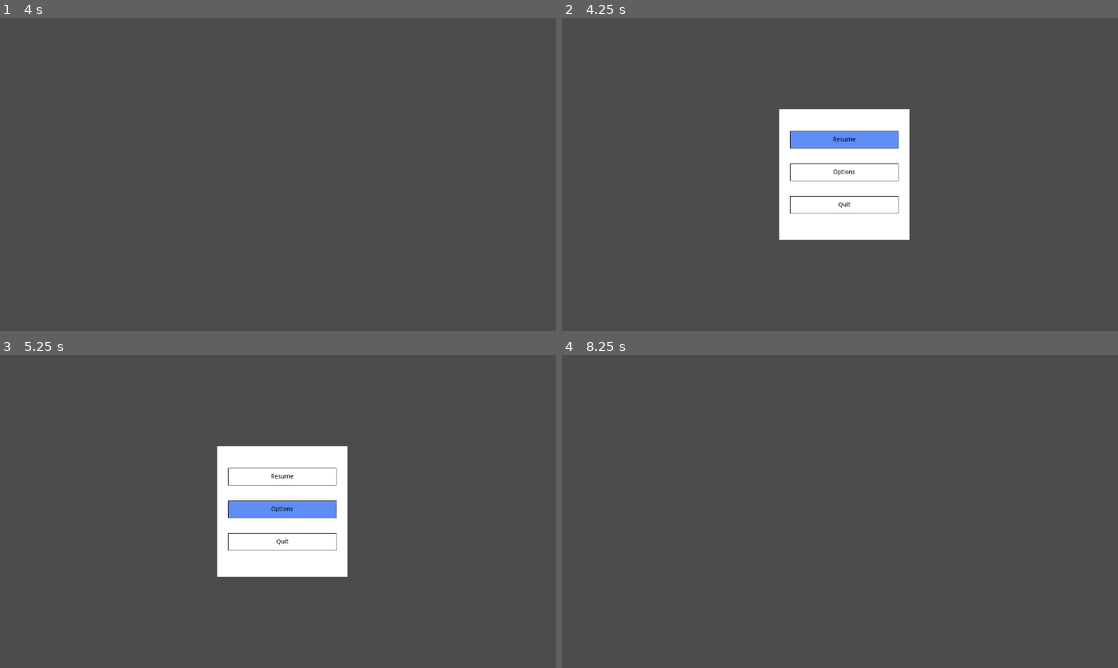
Above: before the commit, frames 1-4 (two rows, left to right).
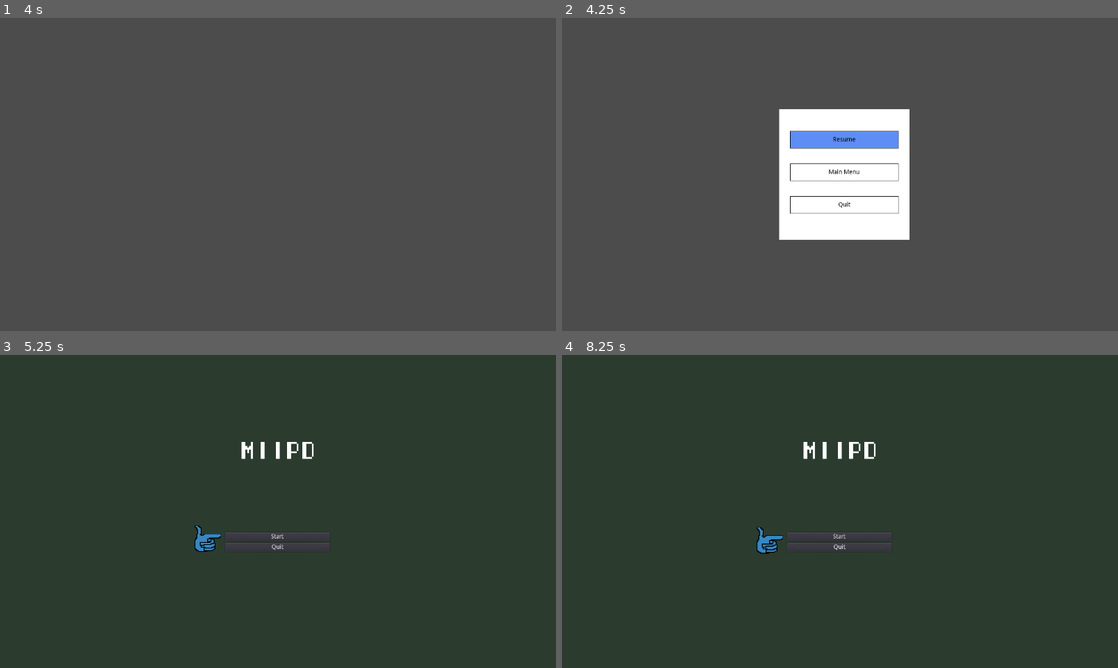
Above: after the commit, the same moments.

Repository: miishin/miipd
Game: Godot game, scene res://assets/scenes/game.tscn
The game is run twice, just before and just after one commit, with the same random seed, the same clock (stepped at 60 frames per second) and the same inputs. This scene is started directly instead of the project's main scene.
Inputs (mouse positions are in pixels of both pictures, inside the frame that each line leads up to):
- Up to frame 1 (4 s): tap Enter at 0.5 s; move the mouse to (400, 158) at 0.52 s; hold Right (ui_right) 0.53-1.25 s; hold Space (ui_select) 0.53-1.25 s; click (400, 158) at 0.67 s; tap Z (ui_accept) at 0.77, 1.25, 2, 2.75, 3.5, 3.77 s; drag from (166, 190) to (250, 237) at 1.27 s; move the mouse to (333, 105) at 2.02 s; hold Right (ui_right) 2.03-2.75 s; hold Space (ui_select) 2.03-2.75 s; drag from (250, 237) to (111, 127) at 2.77 s; move the mouse to (444, 221) at 3.52 s; hold Left (ui_left) from 3.53 s (still down); hold Space (ui_select) from 3.53 s (still down)
- Up to frame 2 (4.25 s): keep holding Left (ui_left); keep holding Space (ui_select); tap Escape (pause) at 4.15 s
- Up to frame 3 (5.25 s): release Left (ui_left) at 4.25 s; release Space (ui_select) at 4.25 s; drag from (111, 464) to (194, 433) at 4.27 s; tap Z (ui_accept) at 5 s; move the mouse to (305, 511) at 5.02 s; hold Down (ui_down) from 5.03 s (still down); hold Space (ui_select) from 5.03 s (still down); click (305, 511) at 5.17 s
- Up to frame 4 (8.25 s): release Down (ui_down) at 5.75 s; release Space (ui_select) at 5.75 s; click (840, 536) at 5.75 s, where only the run after the commit has a clickable "Start"; click (840, 536) at 6.5 s, where only the run after the commit has a clickable "Start"; drag from (756, 433) to (728, 527) at 7.27 s; move the mouse to (962, 495) at 8.02 s; hold Up (ui_up) from 8.03 s (still down); hold Space (ui_select) from 8.03 s (still down)

Frame 1 is identical in both runs. In frame 2, less than 0.1% of the frame differs, in the area x 48-54%, y 48-51%; in frame 3, 100%, in the area x 0-100%, y 0-100%; in frame 4, 99%.
Error in both runs: Invalid type in function 'init' in base 'Node2D (manager.gd)'. Cannot convert argument 1 from Nil to Array. (res://assets/scripts/manager.gd:30)

Commit message:
Unit Stat Window  (#45)
* character stat window in character selection screen. basic layout done, now need to hook up a unit node to it to display info from it

* script to pull in a Unit and display stats accordingly

* should pull in all stats. just need to also take the ability icon and other stats

* changed options option in pause to main menu to go back to main menu'

* working on importing units to display stats properly

* importing sprites

* stat window was moved to the left, probably because of the reassignment to Control node type

* camel case

* idk how I deleted these

Co-authored-by: Isaac Duarte <isaacpduarte98@gmail.com>

Diff:
--- a/assets/scenes/character_select.tscn
+++ b/assets/scenes/character_select.tscn
@@ -1,9 +1,10 @@
-[gd_scene load_steps=21 format=2]
+[gd_scene load_steps=22 format=2]
 
 [ext_resource path="res://assets/scripts/character_select.gd" type="Script" id=1]
 [ext_resource path="res://assets/graphics/backgrounds/character_select.png" type="Texture" id=2]
 [ext_resource path="res://assets/graphics/character_select/char2.png" type="Texture" id=3]
 [ext_resource path="res://assets/graphics/character_select/char6.png" type="Texture" id=4]
+[ext_resource path="res://assets/scenes/character_stats.tscn" type="PackedScene" id=5]
 [ext_resource path="res://assets/graphics/character_select/back.png" type="Texture" id=6]
 [ext_resource path="res://assets/graphics/character_select/char1.png" type="Texture" id=7]
 [ext_resource path="res://assets/graphics/character_select/char5.png" type="Texture" id=9]
@@ -164,5 +165,11 @@
 frames = SubResource( 1 )
 playing = true
 centered = false
+
+[node name="Stats" parent="." instance=ExtResource( 5 )]
+margin_left = 755.0
+margin_top = 70.0
+margin_right = 755.0
+margin_bottom = 70.0
 [connection signal="pressed" from="back" to="." method="_on_back_pressed"]
 [connection signal="pressed" from="forward" to="." method="_on_forward_pressed"]
--- /dev/null
+++ b/assets/scenes/character_stats.tscn
@@ -0,0 +1,130 @@
+[gd_scene load_steps=7 format=2]
+
+[ext_resource path="res://assets/graphics/backgrounds/tileable_menu_bg.png" type="Texture" id=1]
+[ext_resource path="res://assets/graphics/sprites/default1.png" type="Texture" id=2]
+[ext_resource path="res://assets/graphics/sprites/default0.png" type="Texture" id=3]
+[ext_resource path="res://assets/scripts/character_stats.gd" type="Script" id=4]
+[ext_resource path="res://assets/graphics/abilities/bash.png" type="Texture" id=5]
+
+[sub_resource type="AnimatedTexture" id=1]
+frames = 2
+fps = 1.0
+frame_0/texture = ExtResource( 3 )
+frame_1/texture = ExtResource( 2 )
+frame_1/delay_sec = 0.0
+
+[node name="CharStats" type="Control"]
+script = ExtResource( 4 )
+__meta__ = {
+"_edit_use_anchors_": false
+}
+
+[node name="BG" type="NinePatchRect" parent="."]
+margin_right = 444.0
+margin_bottom = 444.0
+texture = ExtResource( 1 )
+__meta__ = {
+"_edit_use_anchors_": false
+}
+
+[node name="CharSprite" type="TextureRect" parent="."]
+margin_left = 15.0
+margin_top = 15.0
+margin_right = 237.0
+margin_bottom = 237.0
+texture = SubResource( 1 )
+expand = true
+__meta__ = {
+"_edit_use_anchors_": false
+}
+
+[node name="AbilityIcons" type="VBoxContainer" parent="."]
+margin_left = 50.0
+margin_top = 239.0
+margin_right = 149.0
+margin_bottom = 390.0
+__meta__ = {
+"_edit_use_anchors_": false
+}
+
+[node name="Ability1" type="TextureRect" parent="AbilityIcons"]
+margin_right = 99.0
+margin_bottom = 32.0
+texture = ExtResource( 5 )
+
+[node name="Ability2" type="TextureRect" parent="AbilityIcons"]
+margin_top = 36.0
+margin_right = 99.0
+margin_bottom = 68.0
+texture = ExtResource( 5 )
+
+[node name="Ability3" type="TextureRect" parent="AbilityIcons"]
+margin_top = 72.0
+margin_right = 99.0
+margin_bottom = 104.0
+texture = ExtResource( 5 )
+
+[node name="Abilities" type="VBoxContainer" parent="."]
+margin_left = 170.0
+margin_top = 239.0
+margin_right = 223.0
+margin_bottom = 395.0
+__meta__ = {
+"_edit_use_anchors_": false
+}
+
+[node name="Ability1" type="Label" parent="Abilities"]
+margin_right = 53.0
+margin_bottom = 14.0
+
+[node name="Ability2" type="Label" parent="Abilities"]
+margin_top = 18.0
+margin_right = 53.0
+margin_bottom = 32.0
+
+[node name="Ability3" type="Label" parent="Abilities"]
+margin_top = 36.0
+margin_right = 53.0
+margin_bottom = 50.0
+
+[node name="Stats" type="VBoxContainer" parent="."]
+margin_left = 250.0
+margin_top = 40.5
+margin_right = 290.0
+margin_bottom = 211.5
+__meta__ = {
+"_edit_use_anchors_": false
+}
+
+[node name="HitPoints" type="Label" parent="Stats"]
+margin_right = 40.0
+margin_bottom = 31.0
+text = "HP:
+"
+
+[node name="Attack" type="Label" parent="Stats"]
+margin_top = 35.0
+margin_right = 40.0
+margin_bottom = 66.0
+text = "ATK:
+"
+
+[node name="Defense" type="Label" parent="Stats"]
+margin_top = 70.0
+margin_right = 40.0
+margin_bottom = 101.0
+text = "DEF:
+"
+
+[node name="Speed" type="Label" parent="Stats"]
+margin_top = 105.0
+margin_right = 40.0
+margin_bottom = 136.0
+text = "SPD:
+"
+
+[node name="Movement" type="Label" parent="Stats"]
+margin_top = 140.0
+margin_right = 40.0
+margin_bottom = 154.0
+text = "MOV:"
--- a/assets/scenes/pause_menu.tscn
+++ b/assets/scenes/pause_menu.tscn
@@ -5,6 +5,7 @@
 
 [node name="PauseMenu" type="Popup"]
 pause_mode = 2
+visible = true
 margin_left = 500.0
 margin_top = 210.0
 margin_right = 800.0
@@ -37,16 +38,16 @@
 "_edit_use_anchors_": false
 }
 
-[node name="Options" type="Sprite" parent="."]
+[node name="MainMenu" type="Sprite" parent="."]
 position = Vector2( 25, 125 )
 texture = ExtResource( 1 )
 centered = false
 
-[node name="Label" type="Label" parent="Options"]
+[node name="Label" type="Label" parent="MainMenu"]
 margin_right = 250.0
 margin_bottom = 40.0
 custom_colors/font_color = Color( 0, 0, 0, 1 )
-text = "Options"
+text = "Main Menu"
 align = 1
 valign = 1
 __meta__ = {
--- /dev/null
+++ b/assets/scripts/character_stats.gd
@@ -0,0 +1,47 @@
+extends Control
+var bee = preload("res://assets/scenes/units/bee.tscn")
+
+# Remove later.
+func _ready():
+	var b = bee.instance()
+	b.init_abilities()
+	load_unit(b)
+
+# Takes in a unit and sets this windows data accordingly
+func load_unit(unit : Unit):
+	_set_hp(unit.hp)
+	_set_atk(unit.atk)
+	_set_def(unit.def)
+	_set_spd(unit.spd)
+	_set_mov(unit.mov)
+	_set_ability1(unit.abilities[0])
+	_set_ability2(unit.abilities[1])
+	#_set_ability3(unit.abilities[2])
+	# This may not be correct, will test when all units have actual animatedsprites
+	#$CharSprite.texture.set_frame_texture(0, unit.sprite.get_sprite_frames()[0])
+	#$CharSprite.texture.set_frame_texture(1, unit.sprite.get_sprite_frames()[1])
+
+
+func _set_hp(hp : int):
+	$Stats/HitPoints.set_text("HP: %d" % hp)
+
+func _set_atk(atk : int):
+	$Stats/Attack.set_text("ATK: %d" % atk)
+
+func _set_def(def : int):
+	$Stats/Defense.set_text("DEF: %d" % def)
+
+func _set_spd(spd : int):
+	$Stats/Speed.set_text("SPD: %d" % spd)
+
+func _set_mov(mov : int):
+	$Stats/Movement.set_text("MOV: %d" % mov)
+
+func _set_ability1(ability : Ability):
+	$Abilities/Ability1.set_text(ability.description)
+
+func _set_ability2(ability: Ability):
+	$Abilities/Ability2.set_text(ability.description)
+
+func _set_ability3(ability : Ability):
+	$Abilities/Ability3.set_text(ability.description)
--- a/assets/scripts/pause_menu.gd
+++ b/assets/scripts/pause_menu.gd
@@ -19,7 +19,7 @@
 
 func reset_colors():
 	$Resume.texture = option_texture
-	$Options.texture = option_texture
+	$MainMenu.texture = option_texture
 	$Quit.texture = option_texture
 
 func set_selection_color():
@@ -27,7 +27,7 @@
 		0:
 			$Resume.texture = selected_option_texture
 		1:
-			$Options.texture = selected_option_texture
+			$MainMenu.texture = selected_option_texture
 		2:
 			$Quit.texture = selected_option_texture
 
@@ -47,7 +47,7 @@
 			0:
 				pause()
 			1:
-				print("open options")
+				get_tree().change_scene("res://assets/scenes/main_menu.tscn")
 			2:
 				get_tree().quit()
 	reset_colors()
--- a/assets/scripts/unit.gd
+++ b/assets/scripts/unit.gd
@@ -15,12 +15,15 @@
 var abilities : Array
 
 func _ready() -> void:
-	abilities.append(Globals.ability_map["bash"])
-	abilities.append(Globals.ability_map["slash"])
+	init_abilities()
 	for child in get_children():
 		if child is AnimatedSprite or child is Sprite:
 			sprite = child
 			break
+
+func init_abilities():
+	abilities.append(Globals.ability_map["bash"])
+	abilities.append(Globals.ability_map["slash"])
 
 func fight(other : Unit) -> void:
 	other.hp -= (self.atk - other.def)
--- a/project.godot
+++ b/project.godot
@@ -72,6 +72,29 @@
 
 enabled=PoolStringArray( "gut" )
 
+[importer_defaults]
+
+texture={
+"compress/bptc_ldr": 0,
+"compress/hdr_mode": 0,
+"compress/lossy_quality": 0.7,
+"compress/mode": 0,
+"compress/normal_map": 0,
+"detect_3d": true,
+"flags/anisotropic": false,
+"flags/filter": false,
+"flags/mipmaps": false,
+"flags/repeat": 0,
+"flags/srgb": 2,
+"process/HDR_as_SRGB": false,
+"process/fix_alpha_border": true,
+"process/invert_color": false,
+"process/premult_alpha": false,
+"size_limit": 0,
+"stream": false,
+"svg/scale": 1.0
+}
+
 [input]
 
 ui_accept={
Binary file added: assets/graphics/backgrounds/tileable_menu_bg.png
Binary file added: assets/graphics/sprites/default.png
Binary file added: assets/graphics/sprites/default0.png
Binary file added: assets/graphics/sprites/default1.png
